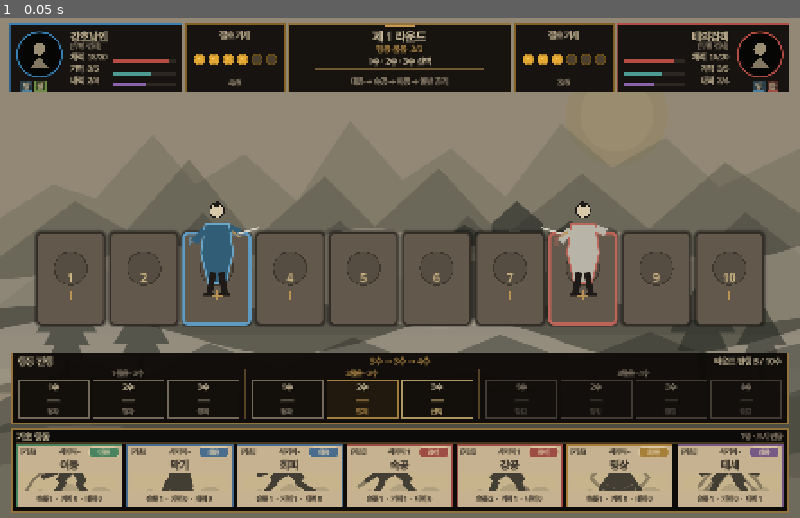
Above: before the commit, frame 1.
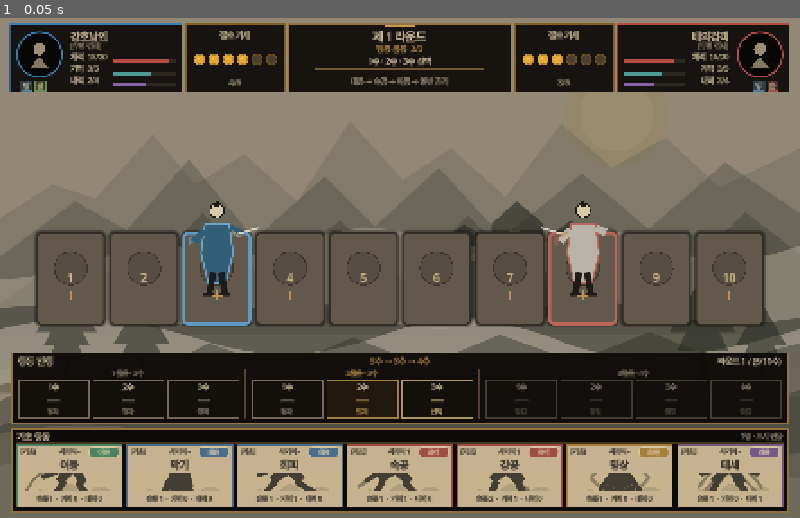
Above: after the commit, the same moment.

Repository: alsdmlals4-eng/Ten-Paces-Hidden-Moves
Game: Godot game, scene res://scenes/combat/combat_board_preview.tscn
Two runs of this game, one before a commit and one after it. Both use one fixed random seed, a clock stepped at 60 frames per second and the inputs below.
Inputs:
- Up to frame 1 (0.05 s): no input

The runs differ from the first frame. In frame 1, less than 0.1% of the frame differs, in the area x 89-98%, y 67-70%.

Commit message:
fix: show round and timing progress together

Diff:
--- a/src/ui/action_timing_panel.gd
+++ b/src/ui/action_timing_panel.gd
@@ -73,6 +73,7 @@
 
     set_meta("step", 5)
     set_meta("layout_role", "bottom_upper")
+    set_meta("round_number", int(timing_data.get("round_number", 1)))
     set_meta("timing_sequence", "3|3|4")
     set_meta("total_timings", slots.size())
     set_meta("progress_scope", "round")
@@ -105,6 +106,7 @@
     if _title_label == null:
         return
     var sequence: Array = timing_data.get("timing_sequence", [3, 3, 4])
+    var round_number := int(timing_data.get("round_number", 1))
     var current_timing := int(timing_data.get("current_timing", 1))
     var total_timings := int(timing_data.get("total_timings", 10))
     var sequence_texts := PackedStringArray()
@@ -112,7 +114,7 @@
         sequence_texts.append("%d수" % int(value))
     _title_label.text = "행동 진행"
     _sequence_label.text = " → ".join(sequence_texts)
-    _progress_label.text = "라운드 진행 %d / %d수" % [current_timing, total_timings]
+    _progress_label.text = "라운드 %d / (%d/%d수)" % [round_number, current_timing, total_timings]
 
 func _layout() -> void:
     if _title_label == null or slots.is_empty():
@@ -173,6 +175,7 @@
     return {
         "step": 5,
         "layout_role": "bottom_upper",
+        "round_number": int(timing_data.get("round_number", 1)),
         "timing_sequence": timing_data.get("timing_sequence", [3, 3, 4]),
         "total_timings": slots.size(),
         "current_bundle": int(timing_data.get("current_bundle", 1)),
